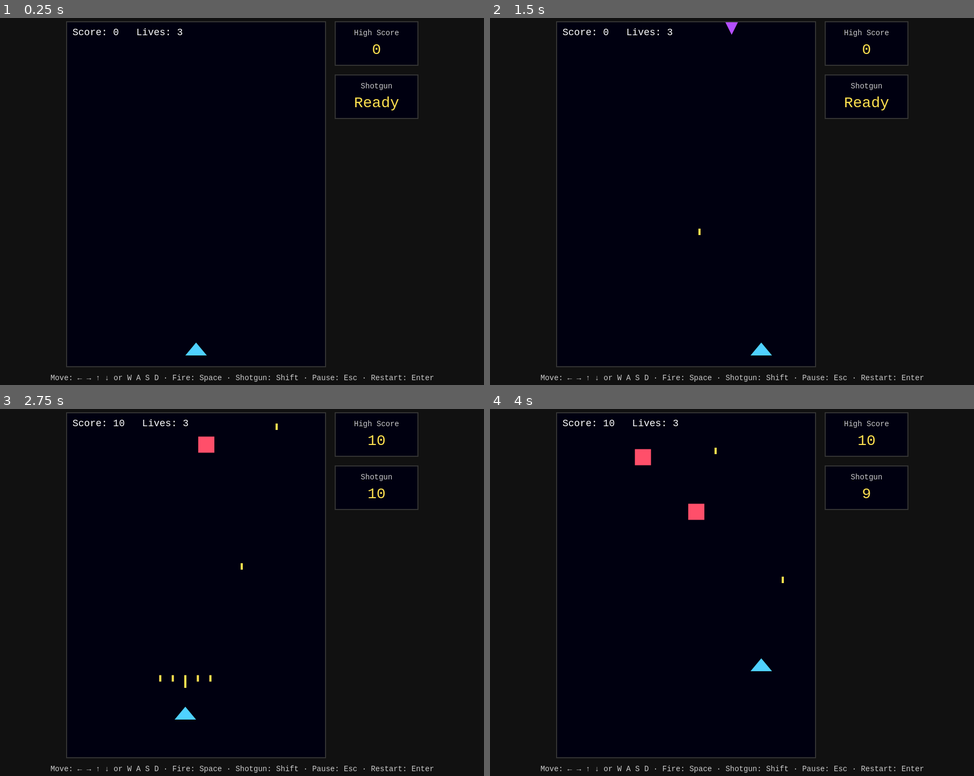
Above: before the commit, frames 1-4 (two rows, left to right).
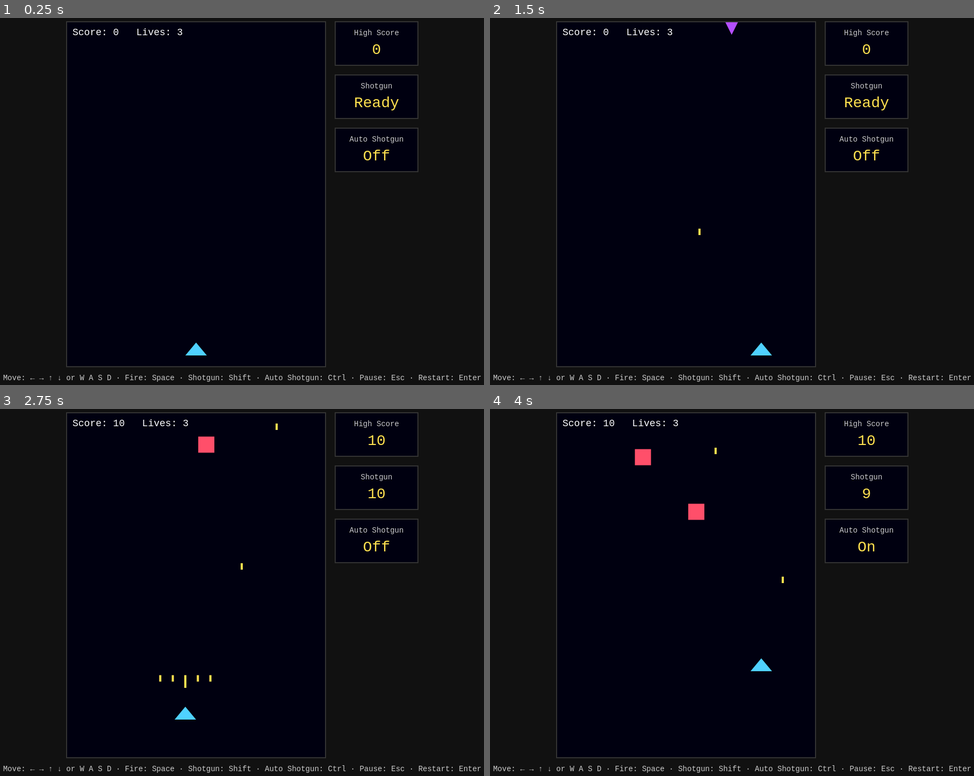
Above: after the commit, the same moments.

Repository: jeevantech123/Shooter-Game
Game: browser game, page index.html
The game is run twice, just before and just after one commit, with the same random seed, the same clock (stepped at 60 frames per second) and the same inputs.
Inputs:
- Up to frame 1 (0.25 s): no input
- Up to frame 2 (1.5 s): hold Right from 1.03 s (still down); tap Space at 1.1 s
- Up to frame 3 (2.75 s): release Right at 1.53 s; hold Down 1.58-1.85 s; tap Space at 1.6, 2.1, 2.6 s; hold Left 1.9-2.47 s; tap Shift at 2.52 s; hold Up from 2.52 s (still down)
- Up to frame 4 (4 s): release Up at 2.82 s; hold Right 2.87-3.53 s; tap Space at 3.1, 3.6 s; tap Ctrl at 3.52 s; hold Up 3.58-3.82 s; hold Left from 3.87 s (still down)

The runs differ from the first frame. In frame 1, 0.9% of the frame differs, in the area x 0-100%, y 29-100%; in frame 2, 0.9%; in frame 3, 0.9%; in frame 4, 0.9%.

Commit message:
Toggle an auto shotgun with Ctrl, shown under the cooldown (Round 7 R15)
New state field autoShotgun (in createGame, so restart turns it off).
A fresh Ctrl press flips it during play only. updateGame calls
fireShotgun right after the cooldown counts down when auto is on, so the
10 s cooldown still applies and a pause freezes it. index.html adds an
Auto Shotgun panel (On/Off) under the Shotgun panel and lists Ctrl in
the hint line; style.css gives it the shared panel style.

Co-Authored-By: Claude Opus 5.5 <noreply@anthropic.com>

Diff:
--- a/game.js
+++ b/game.js
@@ -70,6 +70,7 @@
     isPaused: false, // Esc pauses and un-pauses during play
     shotTimer: 0, // time left until the ship may fire again
     shotgunTimer: 0, // time left until the shotgun may fire again (0 = ready)
+    autoShotgun: false, // Ctrl toggles: fire the shotgun by itself whenever it is ready
     spawnTimer: 0, // time since the last enemy appeared
   };
 }
@@ -92,6 +93,7 @@
   moveShip(state, input, dt);
   updateFiring(state, input, dt);
   updateShotgunCooldown(state, dt);
+  if (state.autoShotgun) fireShotgun(state); // fires only when the cooldown is over
   moveShots(state, dt);
   moveEnemies(state, dt);
   updateSpawning(state, dt, random); // after moving, so new enemies start at the top
@@ -155,6 +157,16 @@
 // "Ready", or the whole seconds left on the cooldown (10, 9, ... 1).
 function shotgunCooldownText(state) {
   return state.shotgunTimer > 0 ? String(Math.ceil(state.shotgunTimer)) : "Ready";
+}
+
+// Ctrl turns the auto shotgun on or off, only during play (not paused or over).
+function toggleAutoShotgun(state) {
+  if (!state.isOver && !state.isPaused) state.autoShotgun = !state.autoShotgun;
+}
+
+// "On" or "Off", for the Auto Shotgun panel.
+function autoShotgunText(state) {
+  return state.autoShotgun ? "On" : "Off";
 }
 
 // Normal shots go straight up; pellets also move sideways. Both are removed
@@ -308,6 +320,7 @@
 const RESTART_KEYS = ["Enter", "NumpadEnter"];
 const PAUSE_KEYS = ["Escape"];
 const SHOTGUN_KEYS = ["ShiftLeft", "ShiftRight"];
+const AUTO_SHOTGUN_KEYS = ["ControlLeft", "ControlRight"];
 
 // Returns true when the key belongs to the game (so the page should not scroll).
 // `repeat` is true for the extra keydowns a browser sends while a key is held.
@@ -324,6 +337,10 @@
   }
   if (SHOTGUN_KEYS.includes(code)) {
     if (!repeat) fireShotgun(state); // one blast per press, never on a held key
+    return true;
+  }
+  if (AUTO_SHOTGUN_KEYS.includes(code)) {
+    if (!repeat) toggleAutoShotgun(state); // a held Ctrl does not flip it back and forth
     return true;
   }
   return setKey(input, code, true);
@@ -452,11 +469,12 @@
   const ctx = canvas.getContext("2d");
   const highScoreElement = document.getElementById("high-score");
   const shotgunElement = document.getElementById("shotgun-cooldown");
+  const autoShotgunElement = document.getElementById("auto-shotgun");
   const state = createGame();
   const input = createInput();
   const highScore = createHighScore(browserStorage());
   highScoreElement.textContent = String(highScore.best);
-  showShotgunCooldown(shotgunElement, state);
+  showShotgunPanels(shotgunElement, autoShotgunElement, state);
 
   window.addEventListener("keydown", (event) => {
     if (handleKeyDown(state, input, event.code, event.repeat)) event.preventDefault();
@@ -472,16 +490,21 @@
     lastTime = now;
     updateGame(state, input, dt);
     if (updateHighScore(highScore, state.score)) highScoreElement.textContent = String(highScore.best);
-    showShotgunCooldown(shotgunElement, state);
+    showShotgunPanels(shotgunElement, autoShotgunElement, state);
     drawGame(ctx, state);
     requestAnimationFrame(frame);
   }
   requestAnimationFrame(frame);
 }
 
-// Update the Shotgun panel under the High Score, only when its text changes.
-function showShotgunCooldown(element, state) {
-  const text = shotgunCooldownText(state);
+// Update the Shotgun cooldown panel and the Auto Shotgun panel under it.
+function showShotgunPanels(shotgunElement, autoShotgunElement, state) {
+  showPanelText(shotgunElement, shotgunCooldownText(state));
+  showPanelText(autoShotgunElement, autoShotgunText(state));
+}
+
+// Write a side panel's text only when it changes.
+function showPanelText(element, text) {
   if (element.textContent !== text) element.textContent = text;
 }
 
@@ -496,7 +519,7 @@
     TRIANGLE_CHANCE, TRIANGLE_FALL_SPEED, TRIANGLE_SIDE_SPEED, COLORS,
     SHOTGUN_COOLDOWN, SHOTGUN_PELLETS, SHOTGUN_SPREAD_SPEED,
     createGame, resetGame, createInput, updateGame, rectsOverlap, createEnemy,
-    handleKeyDown, handleKeyUp, drawGame, hudText, shotgunCooldownText,
+    handleKeyDown, handleKeyUp, drawGame, hudText, shotgunCooldownText, autoShotgunText,
     createHighScore, updateHighScore, loadHighScore, saveHighScore,
   };
 }
--- a/index.html
+++ b/index.html
@@ -18,9 +18,13 @@
         <span class="panel-label">Shotgun</span>
         <span id="shotgun-cooldown" class="panel-value">Ready</span>
       </aside>
+      <aside class="auto-shotgun">
+        <span class="panel-label">Auto Shotgun</span>
+        <span id="auto-shotgun" class="panel-value">Off</span>
+      </aside>
     </div>
   </div>
-  <p class="controls">Move: &larr; &rarr; &uarr; &darr; or W A S D &middot; Fire: Space &middot; Shotgun: Shift &middot; Pause: Esc &middot; Restart: Enter</p>
+  <p class="controls">Move: &larr; &rarr; &uarr; &darr; or W A S D &middot; Fire: Space &middot; Shotgun: Shift &middot; Auto Shotgun: Ctrl &middot; Pause: Esc &middot; Restart: Enter</p>
   <script src="game.js"></script>
 </body>
 </html>
--- a/style.css
+++ b/style.css
@@ -20,7 +20,7 @@
   max-width: 100%;
 }
 
-/* The High Score panel with the Shotgun cooldown panel stacked under it. */
+/* The High Score panel, with the Shotgun cooldown and Auto Shotgun panels stacked under it. */
 .side-panels {
   display: flex;
   flex-direction: column;
@@ -28,7 +28,8 @@
 }
 
 .high-score,
-.shotgun {
+.shotgun,
+.auto-shotgun {
   display: flex;
   flex-direction: column;
   align-items: center;
